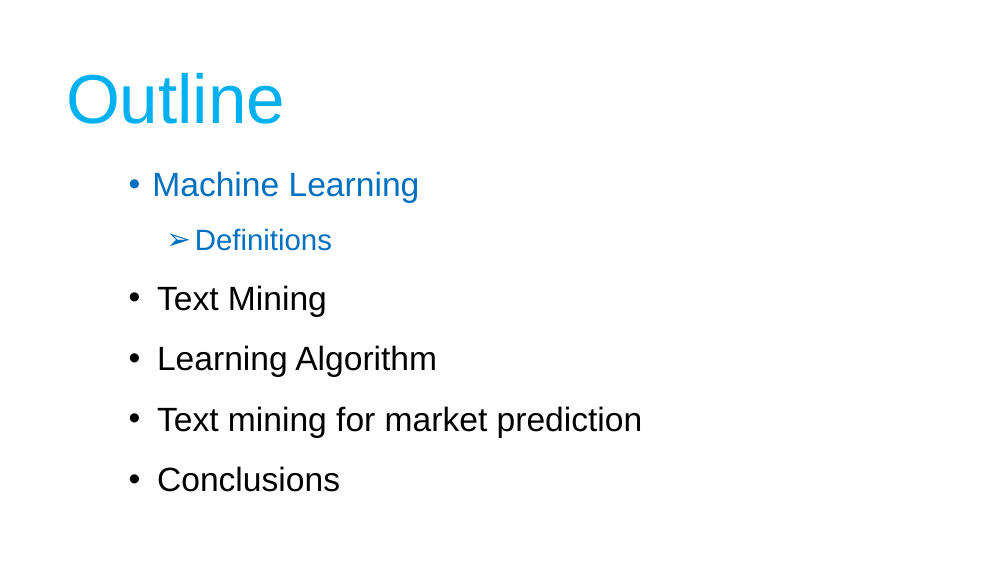
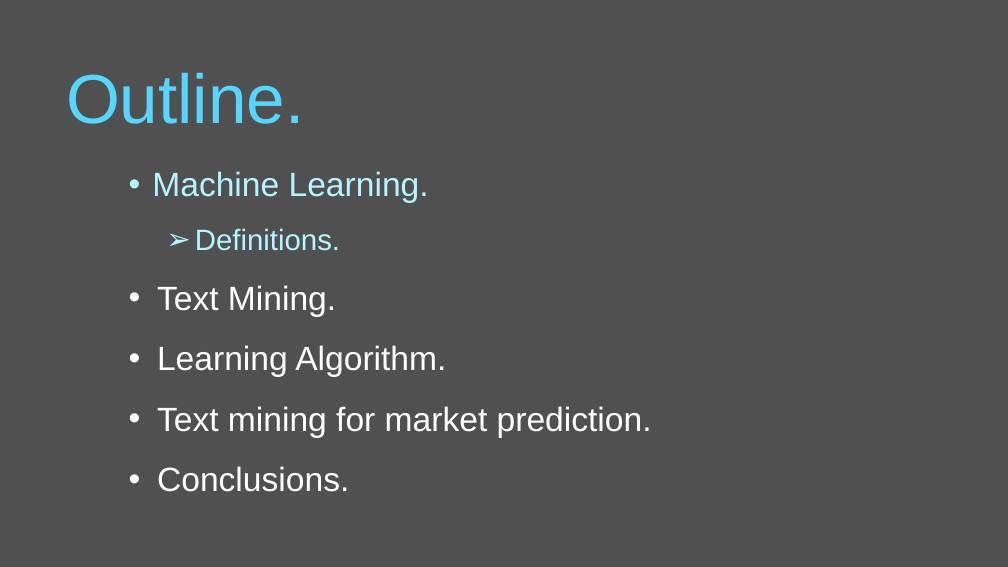
Before and after one commit to moran-abitbul/PreFix, a slide deck: slide 2 of server/uploads/updated-semi.pptx. Drawn at 1008x567 pixels with LibreOffice and Linux fonts; fonts in the diff are those of the drawing. Boxes give left, top, right and bottom in pixels: in the first picture for what was removed or moved away, otherwise in the second. Text is boxed around its words. In the diff, an @@ line names an element or a change of style, - is before the commit and + after.

```diff
--- a/server/uploads/updated-semi.pptx
+++ b/server/uploads/updated-semi.pptx
@@ background #FFFFFF to #505050 @@
@@ text at (x1=66, y1=73, x2=305, y2=124): text changed; text colour #00B0F0 to #56D5FF @@
-Outline
+Outline.
@@ text at (x1=152, y1=171, x2=652, y2=492): text changed; text colour #000000 to #FFFFFF @@
-  • Machine Learning
-    ➢ Definitions
-  • Text Mining
-  • Learning Algorithm
-  • Text mining for market prediction
-  • Conclusions
+  • Machine Learning.
+    ➢ Definitions.
+  • Text Mining.
+  • Learning Algorithm.
+  • Text mining for market prediction.
+  • Conclusions.
```
Also in this commit, not shown: 2 other slides changed, 6 other files.
